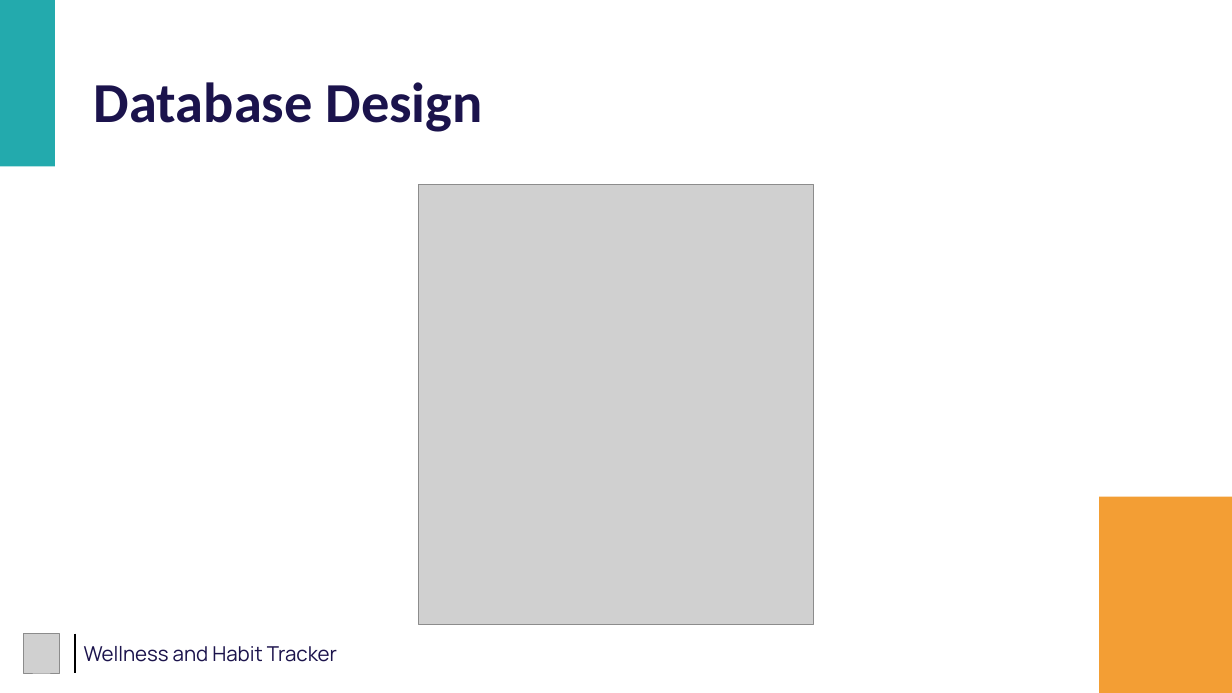
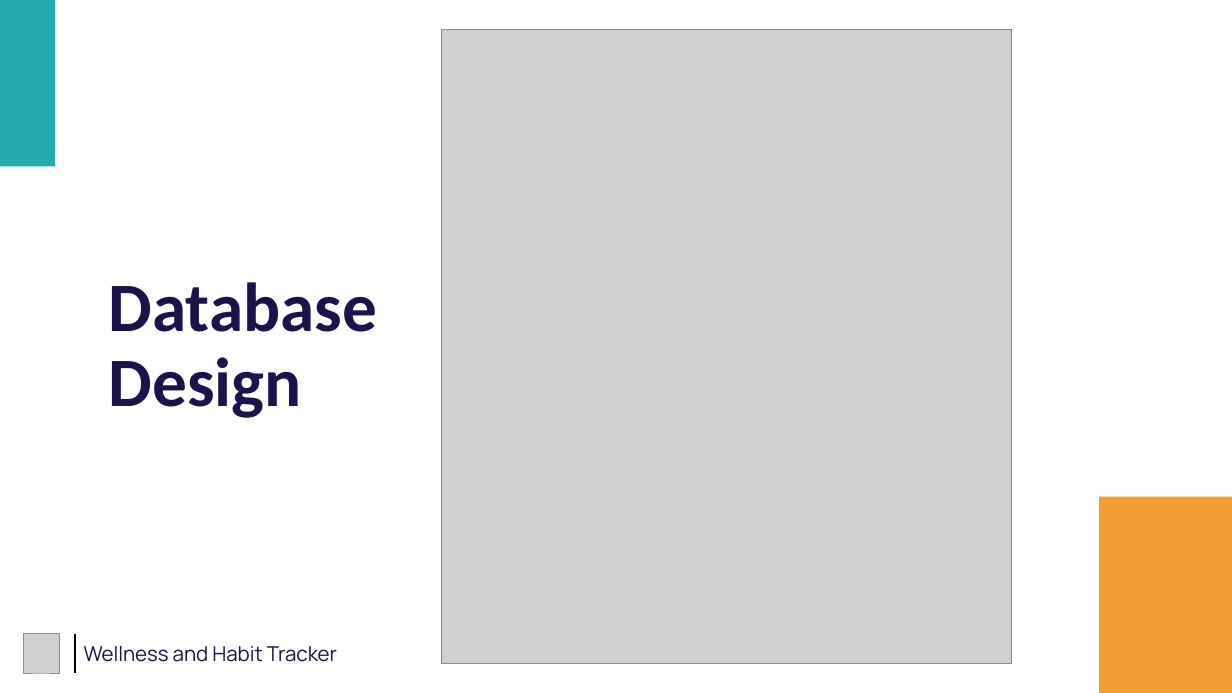
Before and after one commit to vaishnav2002-rma/wellness_habit_tracker, a slide deck: slide 8 of ZennialPro_Project_PPT.pptx. Drawn at 1232x693 pixels with LibreOffice and Linux fonts; fonts in the diff are those of the drawing; grey boxes stand for pictures. Boxes give left, top, right and bottom in pixels: in the first picture for what was removed or moved away, otherwise in the second. Text is boxed around its words. In the diff, an @@ line names an element or a change of style, - is before the commit and + after.

```diff
--- a/ZennialPro_Project_PPT.pptx
+++ b/ZennialPro_Project_PPT.pptx
@@ picture: place and size @@
-picture at box(418, 185, 813, 625)
+picture at box(441, 30, 1012, 664)
@@ title "Database Design": place and size @@
-title "Database Design" at box(94, 82, 482, 132)
+title "Database Design" at box(109, 282, 378, 418)
@@ title "Database Design" at box(109, 282, 378, 418): size 44 to 54 pt @@
```
Also in this commit, not shown: 9 other slides changed, 2 slides added, 4 other files.
